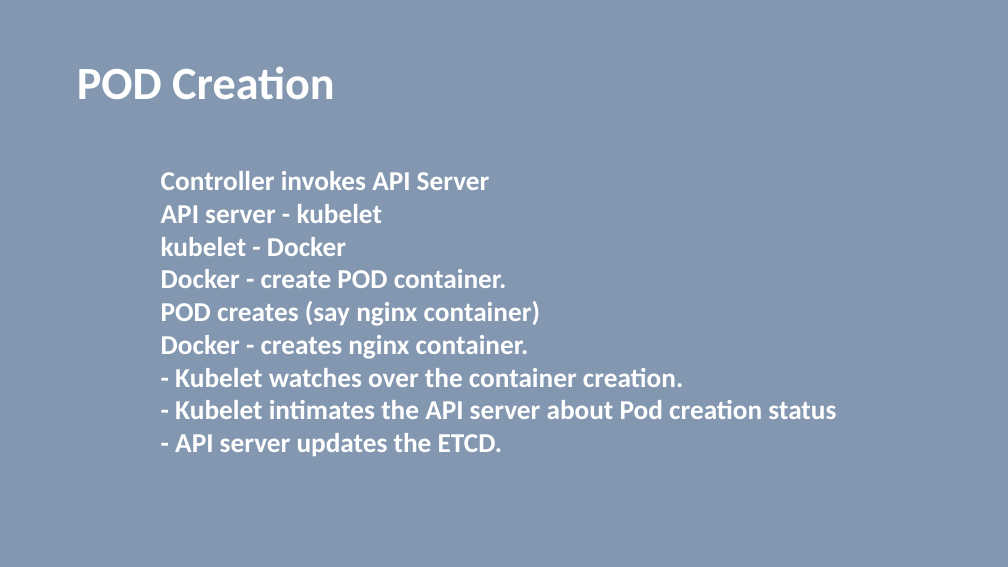
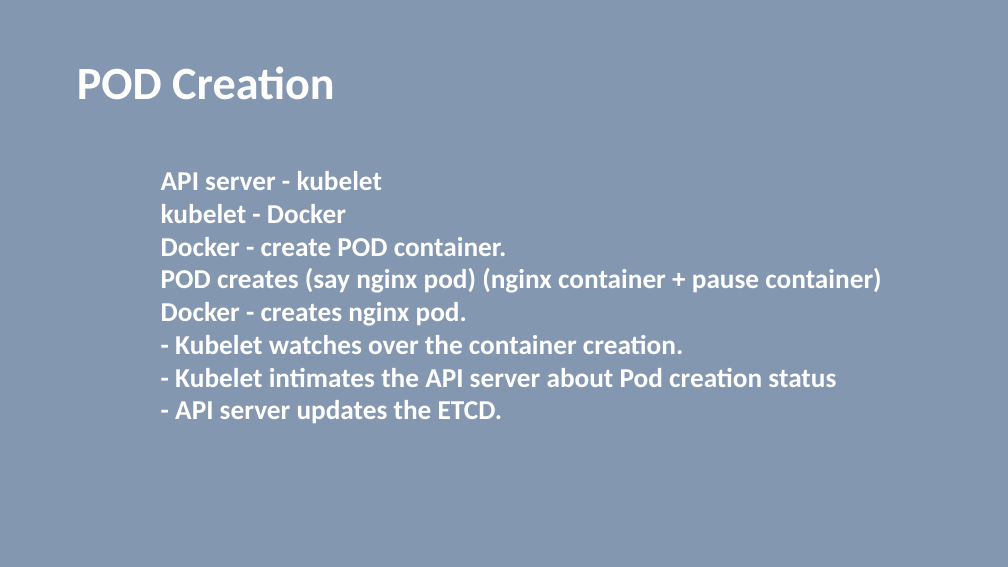
Before and after one commit to vilasvarghese/docker-k8s, a slide deck: slide 33 of notes/day4/4thDay.pptx (slide 32 before the commit). Drawn at 1008x567 pixels with LibreOffice and Linux fonts; fonts in the diff are those of the drawing. Boxes give left, top, right and bottom in pixels: in the first picture for what was removed or moved away, otherwise in the second. Text is boxed around its words. In the diff, an @@ line names an element or a change of style, - is before the commit and + after.

```diff
--- a/notes/day4/4thDay.pptx
+++ b/notes/day4/4thDay.pptx
@@ text at (161, 171, 490, 190): paragraph removed @@
-Controller invokes API Server
@@ text at (161, 268, 881, 326): text changed @@
-POD creates (say nginx container)
-Docker - creates nginx container.
+POD creates (say nginx pod) (nginx container + pause container)
+Docker - creates nginx pod.
```
Also in this commit, not shown: 35 other slides changed, 5 slides added, 19 slides removed, 7 other files.
